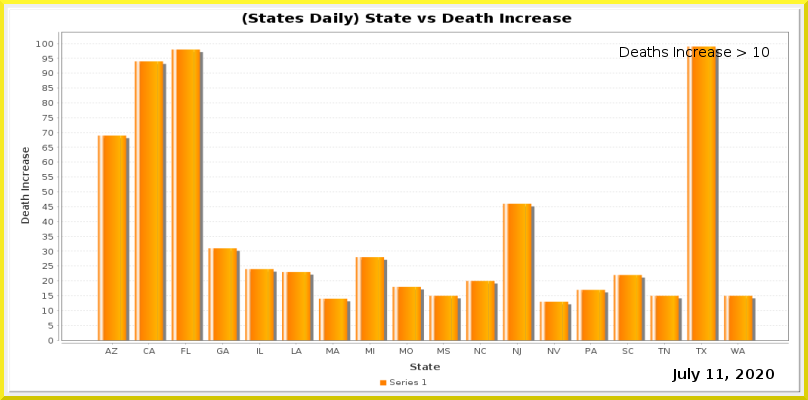
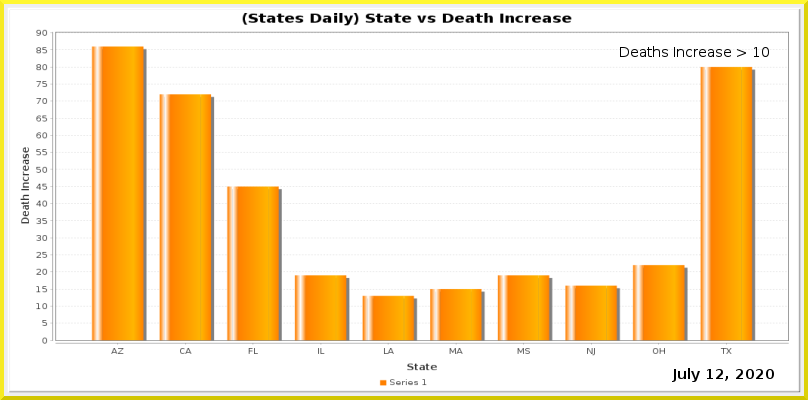
Layer changes from the first 808×400 image to the second:
painted on "Current Date" over [716, 369, 723, 379]
painted on "Date_vs_TestIncrease.png" over [36, 29, 789, 371]
